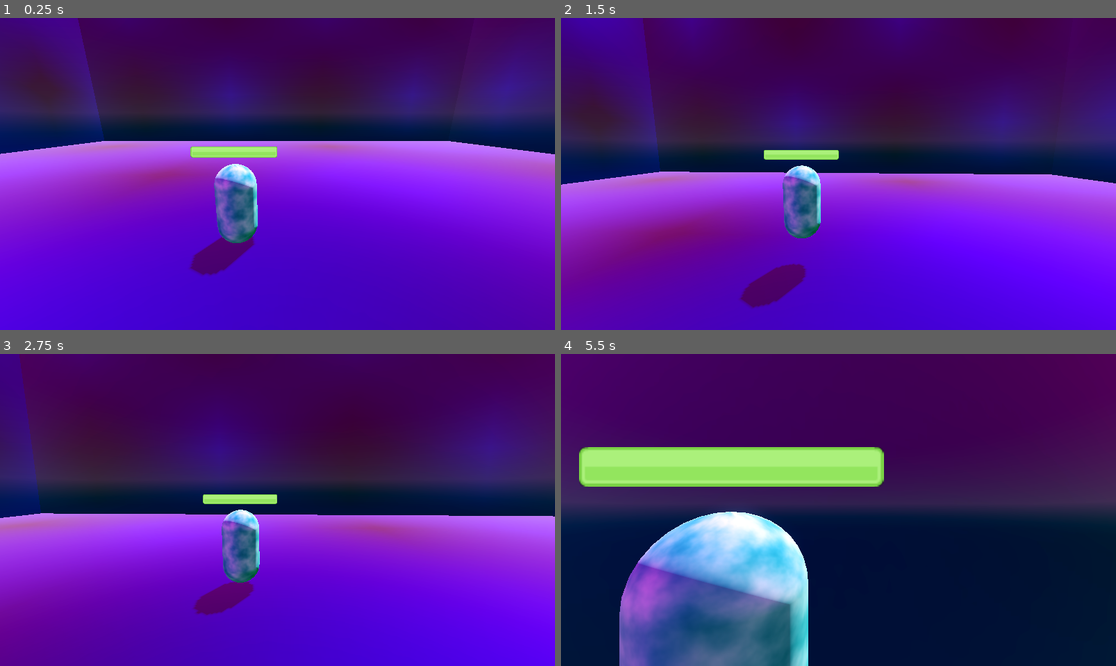
Above: before the commit, frames 1-4 (two rows, left to right).
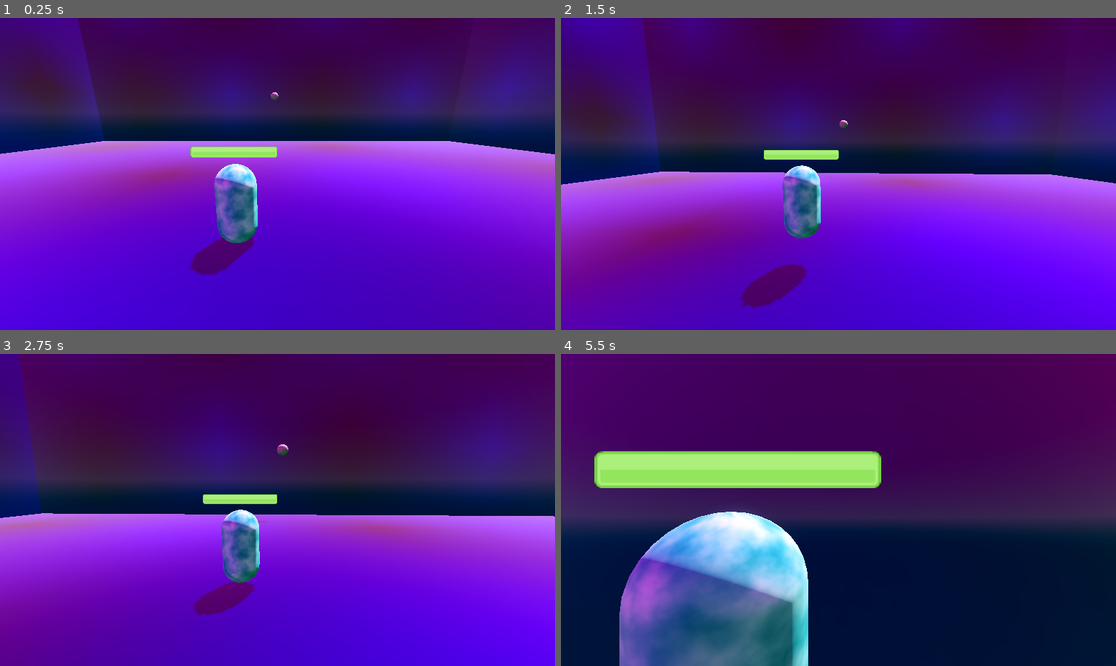
Above: after the commit, the same moments.

Repository: heycrisp/Godot-Cookbook
Game: Godot game, scene res://demo.tscn
The game is run twice, just before and just after one commit, with the same random seed, the same clock (stepped at 60 frames per second) and the same inputs. The project has no main scene, so this scene is started directly.
Inputs (mouse positions are in pixels of both pictures, inside the frame that each line leads up to):
- Up to frame 1 (0.25 s): no input
- Up to frame 2 (1.5 s): move the mouse to (866, 174) at 0.52 s; hold Right mouse button (aim) 0.53-1.28 s; hold W (move_up) from 0.53 s (still down); tap Space (jump) at 0.77, 1.07 s; tap Down (look_down) at 0.8, 1.35 s; move the mouse to (810, 174) at 1.27 s
- Up to frame 3 (2.75 s): keep holding W (move_up); tap Space (jump) at 1.52, 1.82 s; tap Left (look_left) at 1.55, 2.1 s; move the mouse to (288, 503) at 2.02 s; tap Right (look_right) at 2.3 s
- Up to frame 4 (5.5 s): keep holding W (move_up); move the mouse to (832, 516) at 2.77 s; tap Right (look_right) at 2.85 s; tap Space (jump) at 3.02, 3.32, 4.35, 4.52, 4.82 s; tap Up (look_up) at 3.05, 3.6 s; move the mouse to (877, 513) at 3.52 s; hold Space (jump) 3.53-4.28 s; move the mouse to (794, 506) at 4.27 s; right-click (794, 506) at 4.55 s; move the mouse to (844, 510) at 5.02 s; hold Right mouse button (aim) from 5.03 s (still down); tap Down (look_down) at 5.3 s

The runs differ from the first frame. In frame 1, less than 0.1% of the frame differs, in the area x 46-51%, y 23-41%; in frame 2, less than 0.1%; in frame 3, 0.1%; in frame 4, 8.1%, in the area x 0-100%, y 29-100%.

Commit message:
Add aim camera controls

Diff:
--- a/third-person-controllers/demo.tscn
+++ b/third-person-controllers/demo.tscn
@@ -25,6 +25,8 @@
 albedo_texture = SubResource("PlaceholderTexture2D_ss3lw")
 roughness = 0.0
 
+[sub_resource type="SphereMesh" id="SphereMesh_0bhed"]
+
 [node name="Demo" type="Node3D"]
 
 [node name="Menu" parent="." instance=ExtResource("2_ss3lw")]
@@ -48,3 +50,7 @@
 [node name="Player" parent="." instance=ExtResource("1_vyiun")]
 transform = Transform3D(1, 0, 0, 0, 1, 0, 0, 0, 1, -0.629, -18.968, 0.01)
 dash_speed = 75.0
+
+[node name="ForwardMarker" type="MeshInstance3D" parent="."]
+transform = Transform3D(1, 0, 0, 0, 1, 0, 0, 0, 1, 0, -14, -24)
+mesh = SubResource("SphereMesh_0bhed")
--- a/third-person-controllers/third-person-controller/aim_camera.gd
+++ b/third-person-controllers/third-person-controller/aim_camera.gd
@@ -8,5 +8,57 @@
 	assert(tpc != null, "Invalid root node detected")
 
 func _unhandled_input(event: InputEvent) -> void:
+	_capture_unhandled_mouse_event(event)
+
+func _physics_process(delta: float) -> void:
+	_camera_rotate_twist(delta)
+	_camera_rotate_pitch(delta)
+
+@export var aim_mouse_sensitivity := 0.001
+@export var aim_invert_x := true
+@export var aim_invert_y := true
+
+var twist_input_mouse := 0.0
+var pitch_input_mouse := 0.0
+var mouse_input_clamp := 1.0
+
+func _get_aim_look_vector() -> Vector2:
+	var look_vector := Input.get_vector("look_left", "look_right", "look_down", "look_up")
+	if look_vector.length() > 1:
+		return look_vector.normalized()
+
+	return look_vector
+
+func _camera_rotate_twist(delta: float) -> void:
+	var twist_input := _get_aim_look_vector().x * delta
+	if twist_input == 0:
+		twist_input = twist_input_mouse
+
+	if aim_invert_x:
+		twist_input *= -1
+
+	tpc.rotate_y(twist_input)
+	tpc.twist_pivot.rotation.y = tpc.rotation.y
+
+	twist_input_mouse = 0.0
+
+func _camera_rotate_pitch(delta: float) -> void:
+	var pitch_input := _get_aim_look_vector().y * delta
+	if pitch_input == 0:
+		pitch_input = pitch_input_mouse
+
+	if aim_invert_y:
+		pitch_input *= -1
+
+	tpc.model.rotate_x(pitch_input)
+
+	pitch_input_mouse = 0.0
+
+func _mouse_clamp(value: float, absolute_limit: float) -> float: return clampf(value, -absolute_limit, absolute_limit)
+
+func _capture_unhandled_mouse_event(event: InputEvent) -> void:
+	if Input.get_mouse_mode() != Input.MOUSE_MODE_CAPTURED: return
+
 	if event is InputEventMouseMotion:
-		pass
+		twist_input_mouse = _mouse_clamp(event.screen_relative.x * aim_mouse_sensitivity, mouse_input_clamp)
+		pitch_input_mouse = _mouse_clamp(event.screen_relative.y * aim_mouse_sensitivity, mouse_input_clamp)
--- a/third-person-controllers/third-person-controller/third_person_controller.gd
+++ b/third-person-controllers/third-person-controller/third_person_controller.gd
@@ -59,6 +59,7 @@
 )
 
 func look_forward(weight: float) -> void:
+	if is_aiming(): return
 	var target_angle := Vector3.FORWARD.signed_angle_to(_look_direction, Vector3.UP)
 	model.rotation.y = lerp_angle(model.rotation.y, target_angle, weight)
 
Not shown: 1 places in third-person-controllers/demo.tscn that only renumber resources
